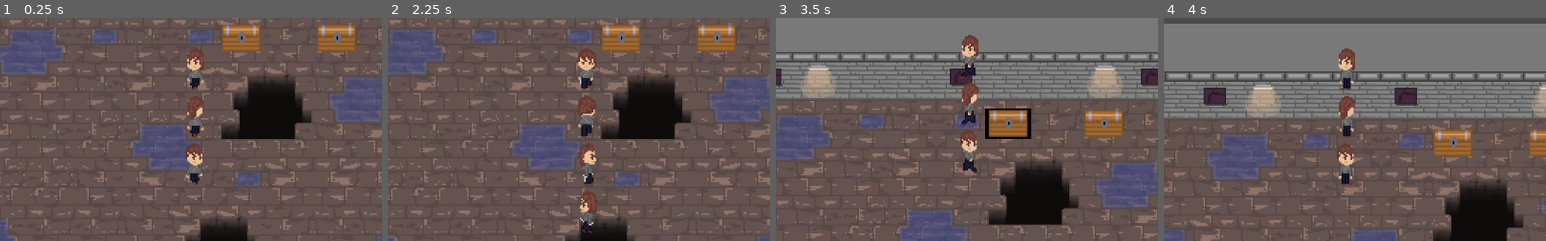
Above: before the commit, frames 1-4 (left to right).
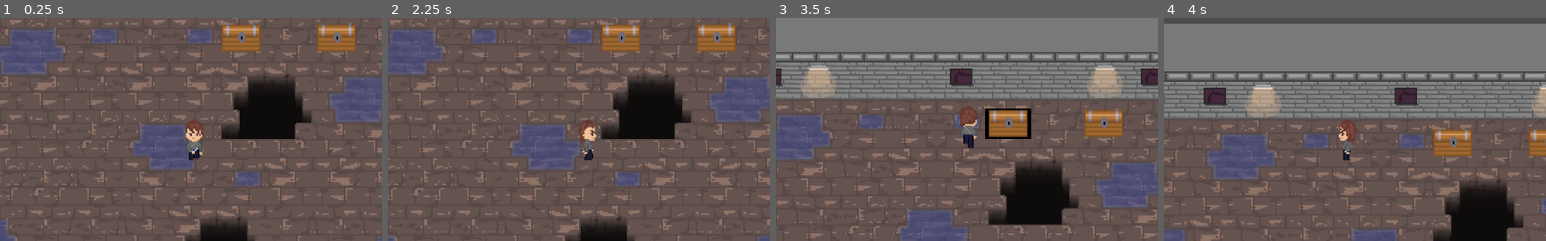
Above: after the commit, the same moments.

Repository: Drauthius/ld45
Game: Godot game, scene res://scn/Game.tscn
Two runs of this game, one before a commit and one after it. Both use one fixed random seed, a clock stepped at 60 frames per second and the inputs below.
Inputs (mouse positions are % of the whole screen's width and height, from its top left):
- Up to frame 1 (0.25 s): no input
- Up to frame 2 (2.25 s): tap Enter (player_interact) at 0.5, 1.35, 2 s; move the mouse to (72, 45) at 0.52 s; hold Right (player_right) 0.53-1.28 s; hold Space (player_attack) 0.53-1.28 s; click (72, 45) at 0.67 s; move the mouse to (30, 55) at 1.27 s; hold Down (player_down) 1.28-2.03 s; move the mouse to (60, 28) at 2.02 s; hold Right (player_right) from 2.03 s (still down); tap 1 at 2.1 s
- Up to frame 3 (3.5 s): move the mouse to (45, 70) at 2.77 s; release Right (player_right) at 2.78 s; hold Up (player_up) from 2.78 s (still down); tap 9 at 2.85 s; click (45, 70) at 2.92 s
- Up to frame 4 (4 s): move the mouse to (80, 65) at 3.52 s; release Up (player_up) at 3.53 s; hold Left (player_left) from 3.53 s (still down); tap 0 at 3.6 s
The pictures show only the part of the screen within x 24-74%, y 23-73%; the shares and areas given below are measured in that part.

The runs differ from the first frame. In frame 1, 1.8% of the frame differs, in the area x 48-54%, y 13-75%; in frame 2, 2.2%, in the area x 49-55%, y 13-97%; in frame 3, 1.8%; in frame 4, 1.8%.

Commit message:
Update Player.tscn

Diff:
--- a/scn/Player.tscn
+++ b/scn/Player.tscn
@@ -10,7 +10,67 @@
 radius = 20.0
 
 [sub_resource type="Animation" id=2]
-resource_name = "run_down"
+resource_name = "AttackDown"
+length = 0.2
+tracks/0/type = "value"
+tracks/0/path = NodePath("Sprite:frame")
+tracks/0/interp = 1
+tracks/0/loop_wrap = true
+tracks/0/imported = false
+tracks/0/enabled = true
+tracks/0/keys = {
+"times": PoolRealArray( 0, 0.2, 0.4, 0.6 ),
+"transitions": PoolRealArray( 1, 1, 1, 1 ),
+"update": 1,
+"values": [ 128, 129, 130, 131 ]
+}
+
+[sub_resource type="Animation" id=3]
+resource_name = "AttackLeft"
+tracks/0/type = "value"
+tracks/0/path = NodePath("Sprite:frame")
+tracks/0/interp = 1
+tracks/0/loop_wrap = true
+tracks/0/imported = false
+tracks/0/enabled = true
+tracks/0/keys = {
+"times": PoolRealArray( 0, 0.2, 0.4, 0.6 ),
+"transitions": PoolRealArray( 1, 1, 1, 1 ),
+"update": 1,
+"values": [ 152, 153, 154, 155 ]
+}
+
+[sub_resource type="Animation" id=4]
+resource_name = "AttackRight"
+tracks/0/type = "value"
+tracks/0/path = NodePath("Sprite:frame")
+tracks/0/interp = 1
+tracks/0/loop_wrap = true
+tracks/0/imported = false
+tracks/0/enabled = true
+tracks/0/keys = {
+"times": PoolRealArray( 0, 0.2, 0.4, 0.6 ),
+"transitions": PoolRealArray( 1, 1, 1, 1 ),
+"update": 1,
+"values": [ 144, 145, 146, 147 ]
+}
+
+[sub_resource type="Animation" id=5]
+resource_name = "AttackUp"
+tracks/0/type = "value"
+tracks/0/path = NodePath("Sprite:frame")
+tracks/0/interp = 1
+tracks/0/loop_wrap = true
+tracks/0/imported = false
+tracks/0/enabled = true
+tracks/0/keys = {
+"times": PoolRealArray( 0, 0.2, 0.4, 0.6 ),
+"transitions": PoolRealArray( 1, 1, 1, 1 ),
+"update": 1,
+"values": [ 136, 137, 138, 139 ]
+}
+
+[sub_resource type="Animation" id=6]
 length = 0.8
 loop = true
 tracks/0/type = "value"
@@ -26,8 +86,7 @@
 "values": [ 0, 1, 2, 3, 4, 5, 6, 7 ]
 }
 
-[sub_resource type="Animation" id=6]
-resource_name = "run_downleft"
+[sub_resource type="Animation" id=7]
 length = 0.8
 loop = true
 tracks/0/type = "value"
@@ -55,8 +114,7 @@
 "values": [ ExtResource( 4 ) ]
 }
 
-[sub_resource type="Animation" id=5]
-resource_name = "run_downright"
+[sub_resource type="Animation" id=8]
 length = 0.8
 loop = true
 tracks/0/type = "value"
@@ -84,8 +142,7 @@
 "values": [ ExtResource( 5 ) ]
 }
 
-[sub_resource type="Animation" id=3]
-resource_name = "run_left"
+[sub_resource type="Animation" id=9]
 length = 0.8
 loop = true
 tracks/0/type = "value"
@@ -101,8 +158,7 @@
 "values": [ 24, 25, 26, 27, 28, 29, 30, 31 ]
 }
 
-[sub_resource type="Animation" id=4]
-resource_name = "run_right"
+[sub_resource type="Animation" id=10]
 length = 0.8
 loop = true
 tracks/0/type = "value"
@@ -118,15 +174,15 @@
 "values": [ 16, 17, 18, 19, 20, 21, 22, 23 ]
 }
 
-[node name="Player" instance=ExtResource( 1 )]
+[node name="Player" index="0" instance=ExtResource( 1 )]
 script = ExtResource( 2 )
 max_health = 4
 
 [node name="Sprite" parent="." index="0"]
 texture = ExtResource( 3 )
-vframes = 8
+vframes = 32
 hframes = 8
-frame = 9
+frame = 128
 
 [node name="Camera2D" type="Camera2D" parent="." index="2"]
 current = true
@@ -140,10 +196,14 @@
 shape = SubResource( 1 )
 
 [node name="AnimationPlayer" parent="." index="4"]
-anims/run_down = SubResource( 2 )
-anims/run_downleft = SubResource( 6 )
-anims/run_downright = SubResource( 5 )
-anims/run_left = SubResource( 3 )
-anims/run_right = SubResource( 4 )
+anims/AttackDown = SubResource( 2 )
+anims/AttackLeft = SubResource( 3 )
+anims/AttackRight = SubResource( 4 )
+anims/AttackUp = SubResource( 5 )
+anims/run_down = SubResource( 6 )
+anims/run_downleft = SubResource( 7 )
+anims/run_downright = SubResource( 8 )
+anims/run_left = SubResource( 9 )
+anims/run_right = SubResource( 10 )
 [connection signal="body_entered" from="InteractionRange" to="." method="_on_InteractionRange_body_entered"]
 [connection signal="body_exited" from="InteractionRange" to="." method="_on_InteractionRange_body_exited"]
Not shown: 1 places in scn/Player.tscn that only renumber resources
